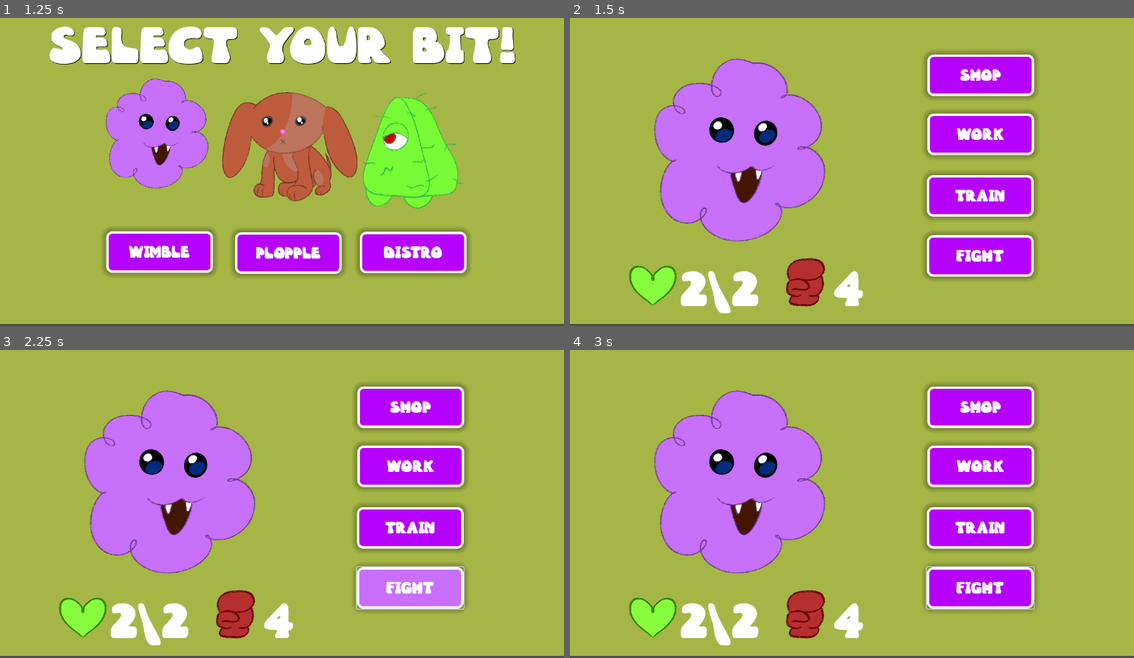
Above: before the commit, frames 1-4 (two rows, left to right).
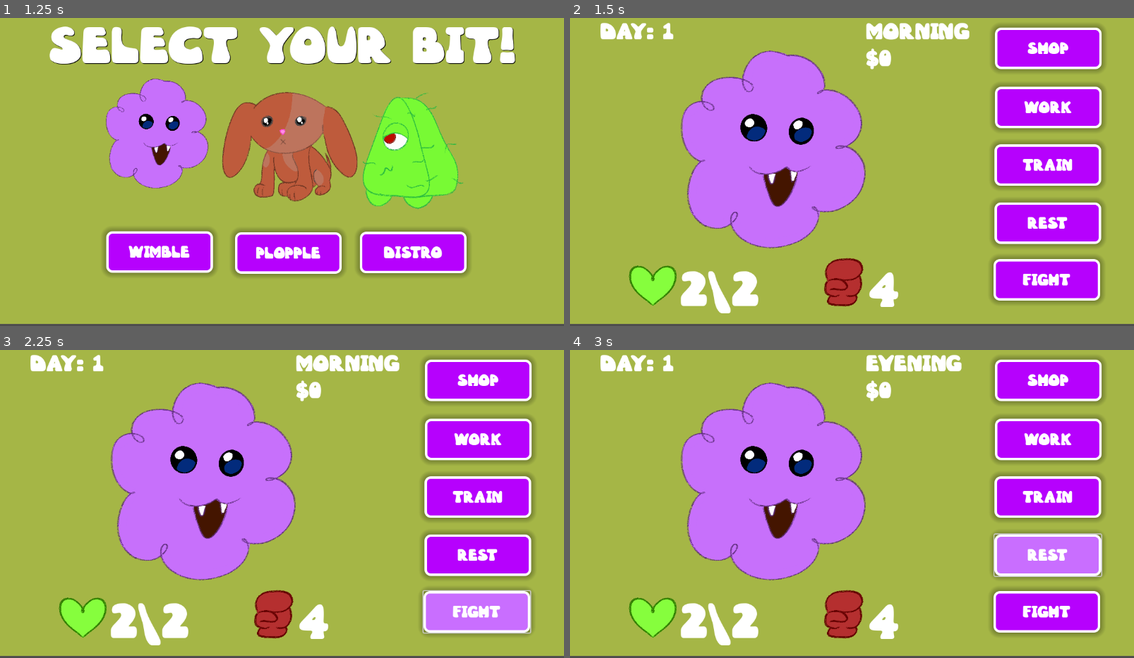
Above: after the commit, the same moments.

Repository: umilton-git/LittleBit
Game: Godot game, scene res://Scenes/ui_main.tscn
Same seed, same stepped clock (60 frames per second), same inputs: the game is played once before the commit and once after it.
Inputs (mouse positions are in pixels of both pictures, inside the frame that each line leads up to):
- Up to frame 1 (1.25 s): click "Start Game" at 0.5 s
- Up to frame 2 (1.5 s): click "Wimble" at 1.25 s
- Up to frame 3 (2.25 s): click "Fight" at 2 s
- Up to frame 4 (3 s): click (1049, 556) at 2.75 s, where only the run after the commit has a clickable "Rest"

Frame 1 is identical in both runs. In frame 2, 36% of the frame differs, in the area x 5-95%, y 1-94%; in frame 3, 36%; in frame 4, 36%.

Commit message:
Added resting, day advancement, and money values

Diff:
--- a/Scenes/ui_home.tscn
+++ b/Scenes/ui_home.tscn
@@ -8,7 +8,11 @@
 [ext_resource type="Texture2D" uid="uid://dy32yvjm1h3ih" path="res://Img/UI/Stamina.png" id="6_mwjm1"]
 [ext_resource type="Texture2D" uid="uid://cx1e4pib47w3x" path="res://Img/UI/Power.png" id="7_ggbsf"]
 [ext_resource type="Script" path="res://Scripts/stam_label.gd" id="8_ggbsf"]
+[ext_resource type="Script" path="res://Scripts/button_rest.gd" id="8_gwo3k"]
 [ext_resource type="Script" path="res://Scripts/pow_label.gd" id="9_ph3ao"]
+[ext_resource type="Script" path="res://Scripts/day_label.gd" id="9_qpagk"]
+[ext_resource type="Script" path="res://Scripts/tod_label.gd" id="10_coge5"]
+[ext_resource type="Script" path="res://Scripts/dosh_label.gd" id="11_3yb52"]
 
 [node name="UIHome" type="Node2D"]
 
@@ -17,49 +21,78 @@
 offset_bottom = 644.0
 color = Color(0.6466, 0.71456, 0.275998, 1)
 
-[node name="Button_Fight" type="Button" parent="ColorRect"]
-layout_mode = 1
-anchors_preset = 8
-anchor_left = 0.5
-anchor_top = 0.5
-anchor_right = 0.5
-anchor_bottom = 0.5
-offset_left = 152.5
-offset_top = 140.0
-offset_right = 370.5
-offset_bottom = 225.0
-grow_horizontal = 2
-grow_vertical = 2
-theme_override_colors/font_hover_color = Color(1, 1, 1, 1)
-theme_override_colors/font_pressed_color = Color(0.49, 0.49, 0.49, 1)
-theme_override_colors/font_color = Color(1, 1, 1, 1)
-theme_override_fonts/font = ExtResource("1_mwjm1")
-theme_override_font_sizes/font_size = 25
-theme_override_styles/hover_pressed_mirrored = ExtResource("2_ggbsf")
-theme_override_styles/hover_pressed = ExtResource("2_ggbsf")
-theme_override_styles/hover_mirrored = ExtResource("3_ph3ao")
-theme_override_styles/hover = ExtResource("3_ph3ao")
-theme_override_styles/pressed_mirrored = ExtResource("2_ggbsf")
-theme_override_styles/pressed = ExtResource("2_ggbsf")
-theme_override_styles/normal_mirrored = ExtResource("4_gwo3k")
-theme_override_styles/normal = ExtResource("4_gwo3k")
-text = "Fight"
-
-[node name="Pet" type="Sprite2D" parent="ColorRect/Button_Fight"]
-position = Vector2(-377, -159)
-scale = Vector2(0.25, 0.25)
+[node name="Pet" type="Sprite2D" parent="ColorRect"]
+position = Vector2(421, 303)
+scale = Vector2(0.27, 0.27)
 script = ExtResource("5_0gi7i")
 
-[node name="Stamina" type="Sprite2D" parent="ColorRect/Button_Fight"]
-position = Vector2(-559.8, 97.2)
+[node name="Stamina" type="Sprite2D" parent="ColorRect"]
+position = Vector2(169.2, 559.2)
 scale = Vector2(0.05, 0.05)
 texture = ExtResource("6_mwjm1")
 
-[node name="Power" type="Sprite2D" parent="ColorRect/Button_Fight"]
-position = Vector2(-249, 96)
+[node name="Power" type="Sprite2D" parent="ColorRect"]
+position = Vector2(558, 558)
 scale = Vector2(0.05, 0.05)
 texture = ExtResource("7_ggbsf")
 
+[node name="Button_Fight" type="Button" parent="ColorRect"]
+layout_mode = 1
+anchors_preset = 8
+anchor_left = 0.5
+anchor_top = 0.5
+anchor_right = 0.5
+anchor_bottom = 0.5
+offset_left = 288.5
+offset_top = 189.0
+offset_right = 506.5
+offset_bottom = 274.0
+grow_horizontal = 2
+grow_vertical = 2
+theme_override_colors/font_hover_color = Color(1, 1, 1, 1)
+theme_override_colors/font_pressed_color = Color(0.49, 0.49, 0.49, 1)
+theme_override_colors/font_color = Color(1, 1, 1, 1)
+theme_override_fonts/font = ExtResource("1_mwjm1")
+theme_override_font_sizes/font_size = 25
+theme_override_styles/hover_pressed_mirrored = ExtResource("2_ggbsf")
+theme_override_styles/hover_pressed = ExtResource("2_ggbsf")
+theme_override_styles/hover_mirrored = ExtResource("3_ph3ao")
+theme_override_styles/hover = ExtResource("3_ph3ao")
+theme_override_styles/pressed_mirrored = ExtResource("2_ggbsf")
+theme_override_styles/pressed = ExtResource("2_ggbsf")
+theme_override_styles/normal_mirrored = ExtResource("4_gwo3k")
+theme_override_styles/normal = ExtResource("4_gwo3k")
+text = "Fight"
+
+[node name="Button_Rest" type="Button" parent="ColorRect"]
+layout_mode = 1
+anchors_preset = 8
+anchor_left = 0.5
+anchor_top = 0.5
+anchor_right = 0.5
+anchor_bottom = 0.5
+offset_left = 290.5
+offset_top = 73.0
+offset_right = 508.5
+offset_bottom = 158.0
+grow_horizontal = 2
+grow_vertical = 2
+theme_override_colors/font_hover_color = Color(1, 1, 1, 1)
+theme_override_colors/font_pressed_color = Color(0.49, 0.49, 0.49, 1)
+theme_override_colors/font_color = Color(1, 1, 1, 1)
+theme_override_fonts/font = ExtResource("1_mwjm1")
+theme_override_font_sizes/font_size = 25
+theme_override_styles/hover_pressed_mirrored = ExtResource("2_ggbsf")
+theme_override_styles/hover_pressed = ExtResource("2_ggbsf")
+theme_override_styles/hover_mirrored = ExtResource("3_ph3ao")
+theme_override_styles/hover = ExtResource("3_ph3ao")
+theme_override_styles/pressed_mirrored = ExtResource("2_ggbsf")
+theme_override_styles/pressed = ExtResource("2_ggbsf")
+theme_override_styles/normal_mirrored = ExtResource("4_gwo3k")
+theme_override_styles/normal = ExtResource("4_gwo3k")
+text = "Rest"
+script = ExtResource("8_gwo3k")
+
 [node name="Button_Train" type="Button" parent="ColorRect"]
 layout_mode = 1
 anchors_preset = 8
@@ -67,10 +100,10 @@
 anchor_top = 0.5
 anchor_right = 0.5
 anchor_bottom = 0.5
-offset_left = 152.5
-offset_top = 17.0
-offset_right = 370.5
-offset_bottom = 102.0
+offset_left = 290.5
+offset_top = -46.0
+offset_right = 508.5
+offset_bottom = 39.0
 grow_horizontal = 2
 grow_vertical = 2
 theme_override_colors/font_hover_color = Color(1, 1, 1, 1)
@@ -95,10 +128,10 @@
 anchor_top = 0.5
 anchor_right = 0.5
 anchor_bottom = 0.5
-offset_left = 153.5
-offset_top = -109.0
-offset_right = 371.5
-offset_bottom = -24.0
+offset_left = 291.5
+offset_top = -164.0
+offset_right = 509.5
+offset_bottom = -79.0
 grow_horizontal = 2
 grow_vertical = 2
 theme_override_colors/font_hover_color = Color(1, 1, 1, 1)
@@ -123,10 +156,10 @@
 anchor_top = 0.5
 anchor_right = 0.5
 anchor_bottom = 0.5
-offset_left = 153.5
-offset_top = -230.0
-offset_right = 371.5
-offset_bottom = -145.0
+offset_left = 291.5
+offset_top = -285.0
+offset_right = 509.5
+offset_bottom = -200.0
 grow_horizontal = 2
 grow_vertical = 2
 theme_override_colors/font_hover_color = Color(1, 1, 1, 1)
@@ -143,6 +176,39 @@
 theme_override_styles/normal_mirrored = ExtResource("4_gwo3k")
 theme_override_styles/normal = ExtResource("4_gwo3k")
 text = "Shop"
+
+[node name="DayLabel" type="Label" parent="ColorRect"]
+layout_mode = 0
+offset_left = 62.0
+offset_top = 16.0
+offset_right = 171.0
+offset_bottom = 72.0
+theme_override_fonts/font = ExtResource("1_mwjm1")
+theme_override_font_sizes/font_size = 36
+text = "Day:"
+script = ExtResource("9_qpagk")
+
+[node name="TODLabel" type="Label" parent="ColorRect"]
+layout_mode = 0
+offset_left = 605.0
+offset_top = 16.0
+offset_right = 714.0
+offset_bottom = 72.0
+theme_override_fonts/font = ExtResource("1_mwjm1")
+theme_override_font_sizes/font_size = 36
+text = "Morning"
+script = ExtResource("10_coge5")
+
+[node name="DoshLabel" type="Label" parent="ColorRect"]
+layout_mode = 0
+offset_left = 605.0
+offset_top = 71.0
+offset_right = 817.0
+offset_bottom = 127.0
+theme_override_fonts/font = ExtResource("1_mwjm1")
+theme_override_font_sizes/font_size = 36
+text = "$"
+script = ExtResource("11_3yb52")
 
 [node name="StamLabel" type="Label" parent="ColorRect"]
 layout_mode = 0
@@ -157,10 +223,10 @@
 
 [node name="PowLabel" type="Label" parent="ColorRect"]
 layout_mode = 0
-offset_left = 539.0
-offset_top = 514.0
-offset_right = 593.0
-offset_bottom = 629.0
+offset_left = 611.0
+offset_top = 516.0
+offset_right = 665.0
+offset_bottom = 631.0
 theme_override_fonts/font = ExtResource("1_mwjm1")
 theme_override_font_sizes/font_size = 75
 text = "5"
--- /dev/null
+++ b/Scripts/button_rest.gd
@@ -0,0 +1,22 @@
+extends Button
+
+var was_pressed = false
+
+func _ready():
+	connect("pressed", Callable(self, "_on_button_pressed"))
+
+func _on_button_pressed():
+	match Global.currTod:
+		Global.TOD.Day:
+			Global.currTod = Global.TOD.Evening
+			if Global.currStam < Global.maxStam:
+				Global.currStam += 1
+		Global.TOD.Evening:
+			Global.currTod = Global.TOD.Night
+			if Global.currStam < Global.maxStam:
+				Global.currStam += 1
+		Global.TOD.Night:
+			Global.currTod = Global.TOD.Day
+			if Global.currStam < Global.maxStam:
+				Global.currStam = Global.maxStam
+			Global.Day += 1
--- /dev/null
+++ b/Scripts/day_label.gd
@@ -0,0 +1,7 @@
+extends Label
+
+func _ready():
+	text = "Day: " + str(Global.Day)
+
+func _process(delta):
+	text = "Day: " + str(Global.Day)
--- /dev/null
+++ b/Scripts/dosh_label.gd
@@ -0,0 +1,7 @@
+extends Label
+
+func _ready():
+	text = "$" + str(Global.Dosh)
+
+func _process(delta):
+	text = "$" + str(Global.Dosh)
--- a/Scripts/global.gd
+++ b/Scripts/global.gd
@@ -1,8 +1,17 @@
 extends Node
 
 enum Bit{PLOPPLE, WIMBLE, DISTRO}
+enum TOD{Day, Evening, Night}
+
+@onready var DayLabel = $ColorRect/DayLabel
 var currentBit = Bit.PLOPPLE
 var maxStam = 3
 var maxPwr = 3
 var currStam = 3
 var currPwr = 3
+var currTod = TOD.Day
+var Day = 1
+var Dosh = 0
+
+func update_label(label: Label):
+	label.text = str(Global.currStam) + "\\" + str(Global.maxStam)
--- a/Scripts/stam_label.gd
+++ b/Scripts/stam_label.gd
@@ -1,7 +1,4 @@
 extends Label
 
 func _ready():
-	update_label()
-
-func update_label():
-	text = str(Global.currStam) + "\\" + str(Global.maxStam)
+	Global.update_label(self)
--- /dev/null
+++ b/Scripts/tod_label.gd
@@ -0,0 +1,13 @@
+extends Label
+
+func _ready():
+	text = "Morning"
+
+func _process(delta):
+	match Global.currTod:
+		Global.TOD.Day:
+			text = "Morning"
+		Global.TOD.Evening:
+			text = "Evening"
+		Global.TOD.Night:
+			text = "Night"
Not shown: 1 places in Scenes/ui_home.tscn that only renumber resources
